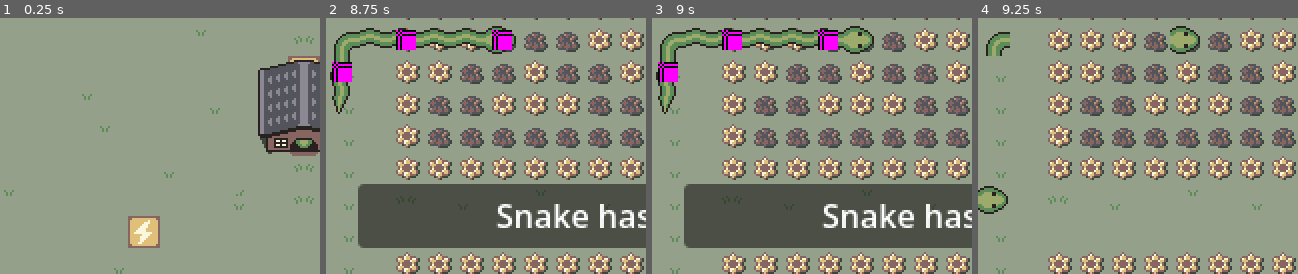
Above: before the commit, frames 1-4 (left to right).
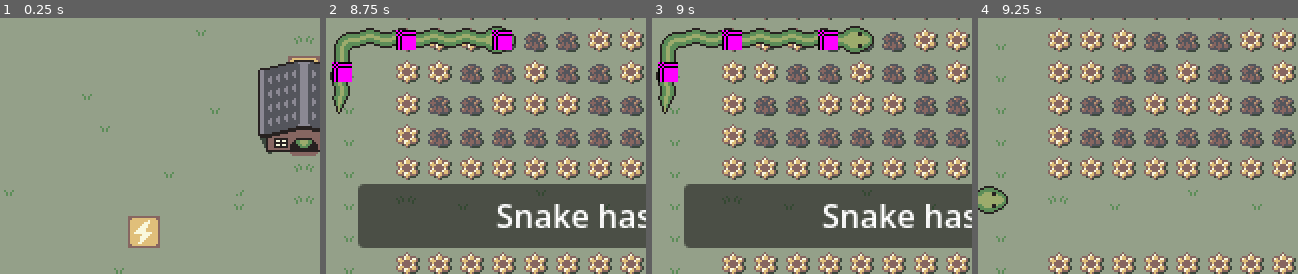
Above: after the commit, the same moments.

Repository: kalgynirae/ld59
Game: Godot game, scene res://scenes/game.tscn
Same seed, same stepped clock (60 frames per second), same inputs: the game is played once before the commit and once after it.
Inputs:
- Up to frame 1 (0.25 s): no input
- Up to frame 2 (8.75 s): hold L (move_right) 0.53-1.28 s; tap K (die) every 1.5 s from 0.6 to 8.1 s; tap Enter at 1.25, 2.75, 5 s; hold J (move_down) 1.28-2.03 s; tap E (extend) every 1.5 s from 1.35 to 7.35 s; tap Space at 2, 4.25, 5.75 s; hold L (move_right) 2.03-2.78 s; hold = (speed_up) 2.78-3.53 s; hold H (move_left) 3.53-5.03 s; hold J (move_down) 5.03-5.78 s; hold L (move_right) 5.78-6.53 s; hold = (speed_up) 6.53-7.28 s; hold L (move_right) 7.28-8.03 s; hold J (move_down) from 8.03 s (still down)
- Up to frame 3 (9 s): release J (move_down) at 8.78 s; hold H (move_left) from 8.78 s (still down); tap E (extend) at 8.85 s
- Up to frame 4 (9.25 s): keep holding H (move_left)
The pictures show only the part of the screen within x 0-50%, y 24-74%; the shares and areas given below are measured in that part.

Frames 1-3 are identical in both runs. In frame 4, 1.3% of the frame differs, in the area x 2-70%, y 3-15%.

Commit message:
Fix remaining resurrection bugs

Diff:
--- a/scenes/snake.gd
+++ b/scenes/snake.gd
@@ -25,15 +25,15 @@
 	return parts[0].direction
 
 func save_state():
-	return [active_shape, gridlocs.duplicate(), parts.duplicate(), head_direction()]
+	return [active_shape, gridlocs.duplicate(), head_direction()]
 
 func restore_state(state):
+	parts[0].hide_dead()
 	active_shape = state[0]
 	gridlocs = state[1].duplicate()
-	parts = state[2].duplicate()
 	for i in range(gridlocs.size(), parts.size()):
-		parts.pop_back().free()
-	sync_snake_parts(state[3], true)
+		parts.pop_back().queue_free()
+	sync_snake_parts(state[2], true)
 
 func start_at(loc: Vector2i, dir: String):
 	gridlocs.append(loc)
--- a/scenes/snake_part.gd
+++ b/scenes/snake_part.gd
@@ -73,6 +73,9 @@
 func show_dead() -> void:
 	$Dead.visible = true
 
+func hide_dead() -> void:
+	$Dead.visible = false
+
 enum Turn {
 	None,
 	Right,
